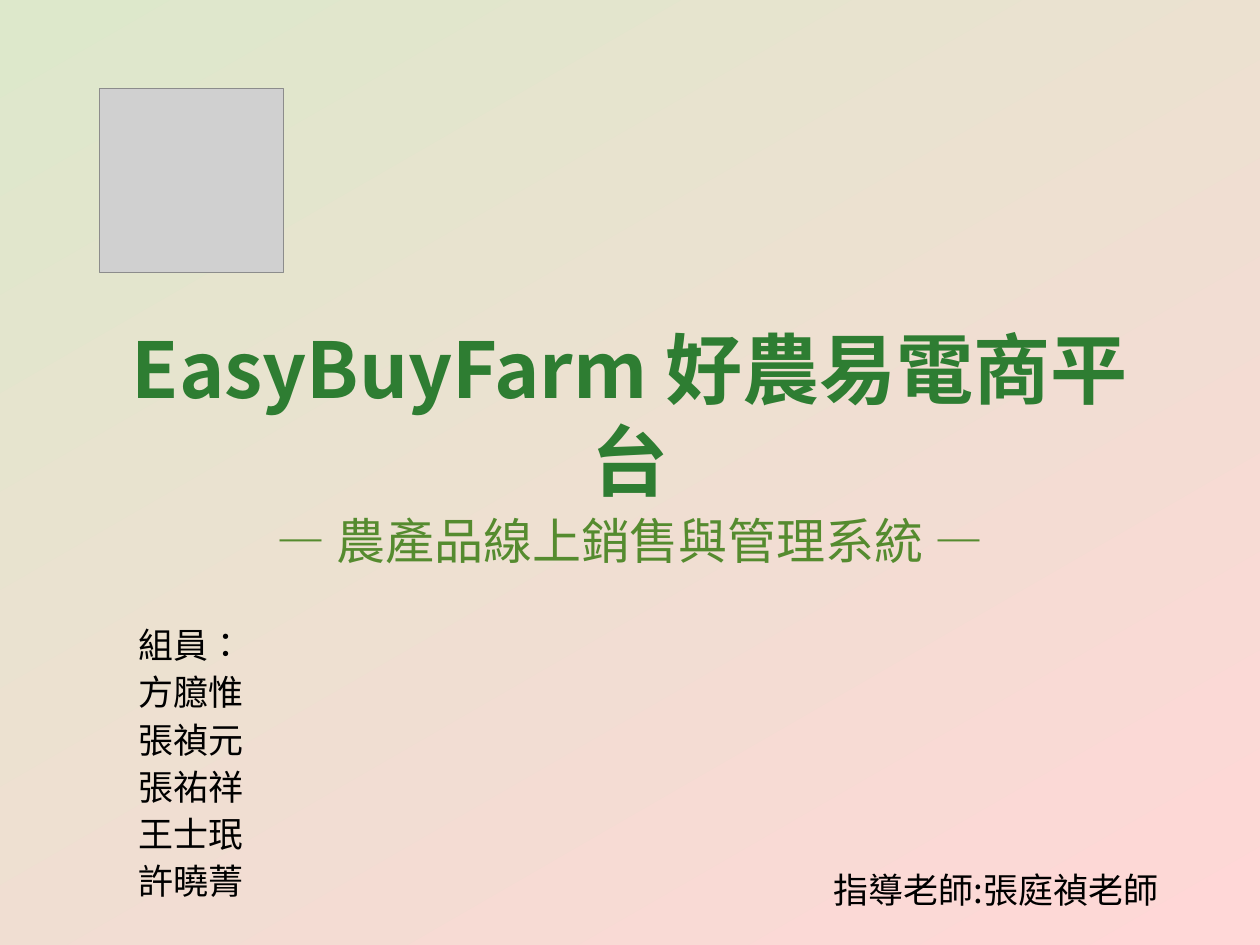
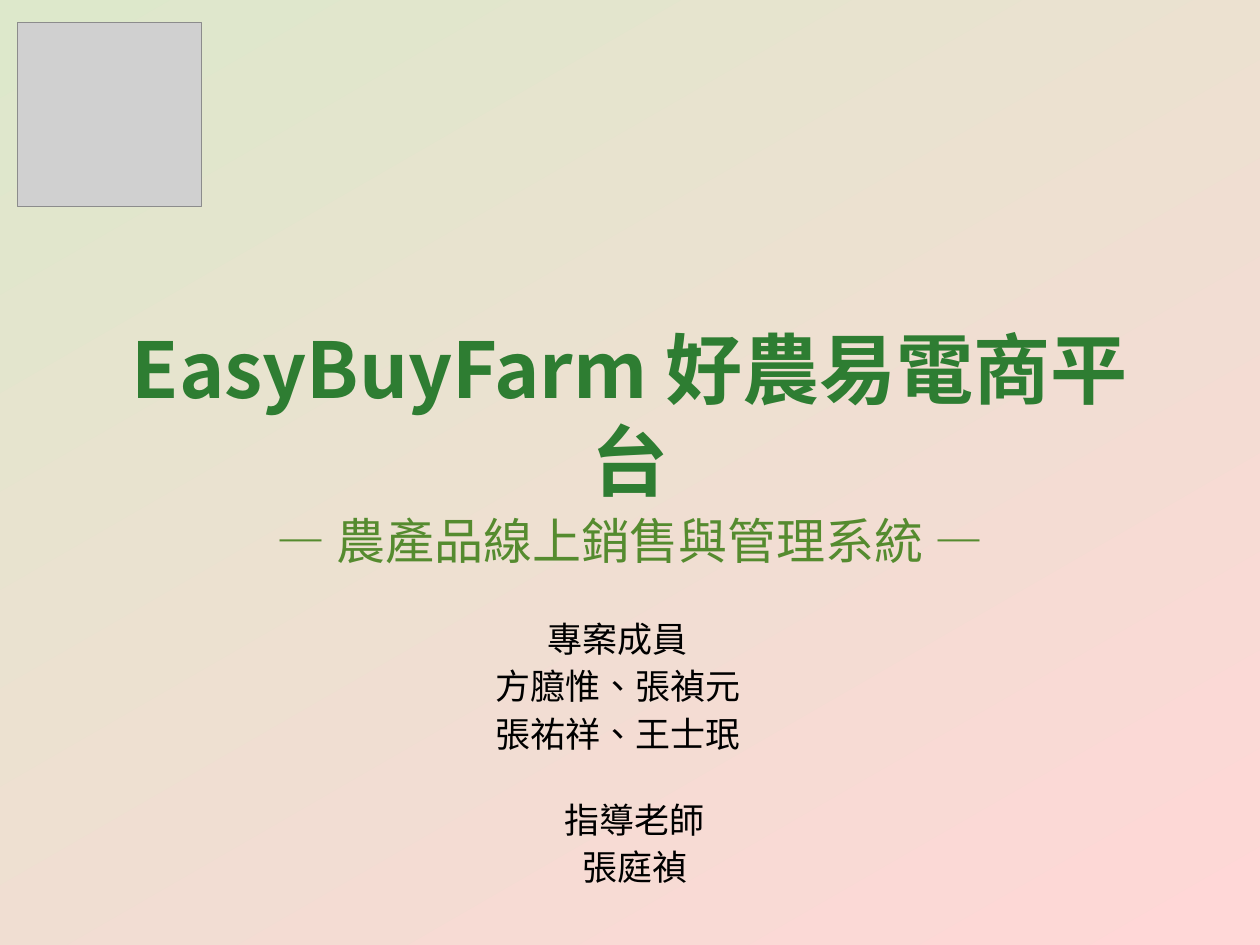
Before and after one commit to CYX1025/EasyBuyFarm, a slide deck: slide 1 of EasyBuyFarm_專案簡報.pptx. Drawn at 1260x945 pixels with LibreOffice and Linux fonts; fonts in the diff are those of the drawing; grey boxes stand for pictures. Boxes give left, top, right and bottom in pixels: in the first picture for what was removed or moved away, otherwise in the second. Text is boxed around its words. In the diff, an @@ line names an element or a change of style, - is before the commit and + after.

```diff
--- a/EasyBuyFarm_專案簡報.pptx
+++ b/EasyBuyFarm_專案簡報.pptx
@@ picture: place and size @@
-picture at [100,88,284,272]
+picture at [18,23,202,207]
@@ text at [495,622,740,750]: text changed @@
-組員：
-方臆惟
-張禎元
-張祐祥
-王士珉
-許曉菁
+專案成員
+方臆惟、張禎元
+張祐祥、王士珉
@@ free "指導老師": place and size @@
-free "指導老師" at [833,863,1177,911]
+free "指導老師" at [462,793,806,897]
@@ text in free at [565,803,705,883]: text changed @@
-指導老師:張庭禎老師
+指導老師
+張庭禎
```
Also in this commit, not shown: 17 other slides changed, 6 slides added.
